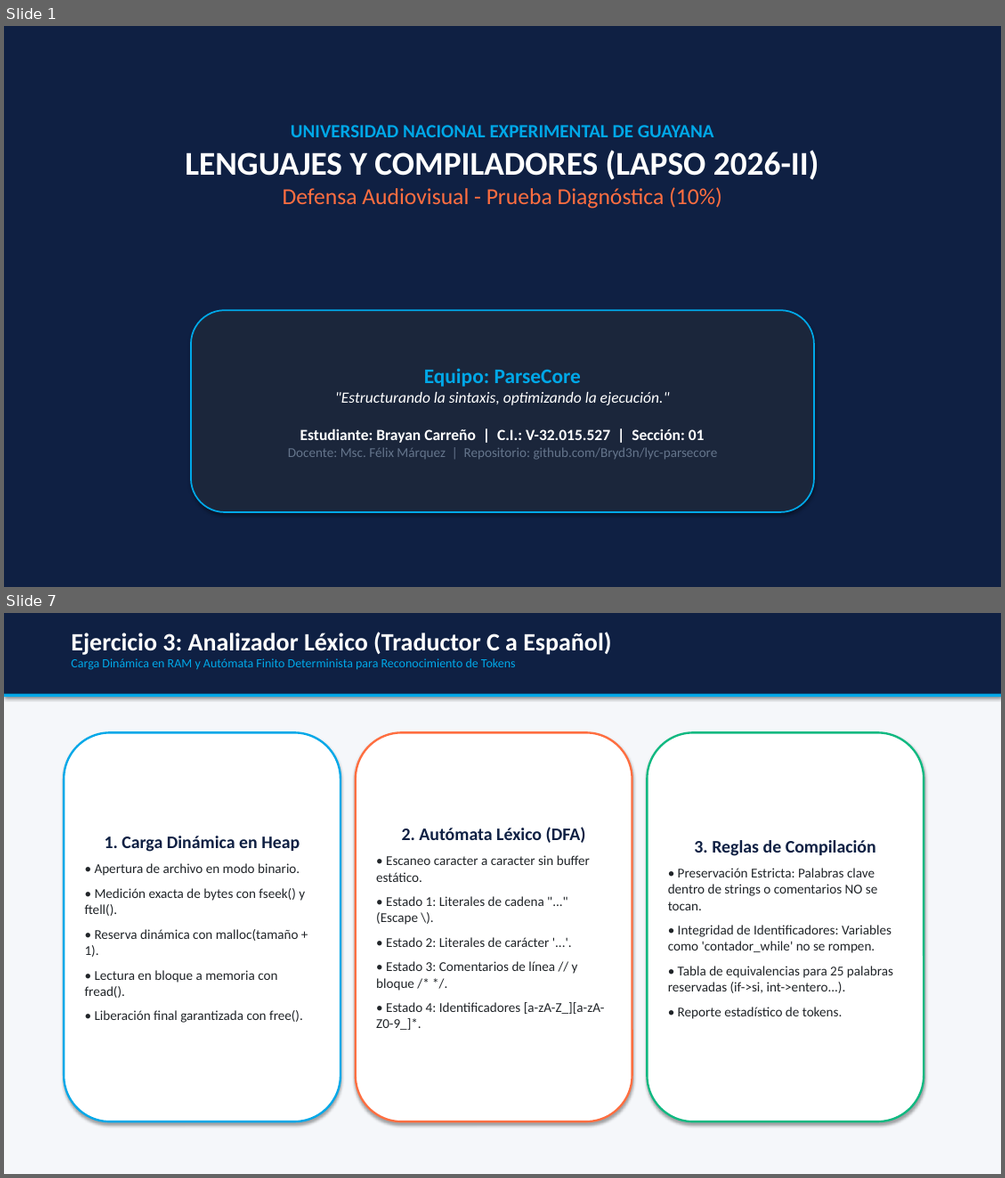
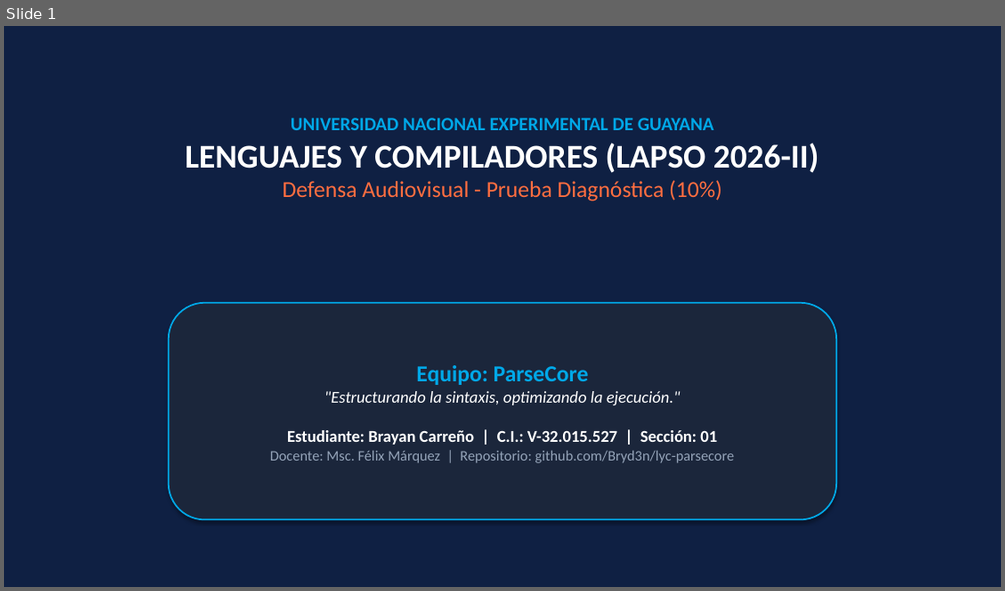
Before and after one commit to Bryd3n/lyc-parsecore, a slide deck: PRUEBA DIAGNOSTICA/Brayan_Carreno/Presentacion_Defensa_Prueba_Diagnostica_ParseCore.pptx. Shown one above the other, each under a label of ours: slides 1 and 7 before the commit, slide 1 after it; the slides between them are not shown. The pictures are 1005x1178 and 1005x591 pixels, drawn with LibreOffice and Linux fonts; fonts in the diff are those of the drawing. Boxes give left, top, right and bottom in pixels: in the first picture for what was removed or moved away, otherwise in the second. Text is boxed around its words. In the diff, an @@ line names an element or a change of style, - is before the commit and + after.

Commit message:
docs: ajustar presentacion a 2 diapositivas (portada y conclusiones) sin contador inferior

```diff
--- a/PRUEBA DIAGNOSTICA/Brayan_Carreno/Presentacion_Defensa_Prueba_Diagnostica_ParseCore.pptx
+++ b/PRUEBA DIAGNOSTICA/Brayan_Carreno/Presentacion_Defensa_Prueba_Diagnostica_ParseCore.pptx
@@ slide 7 removed at (4,613,1001,1174), background #FFFFFF @@
@@ rectangle removed at (4,613,1001,1174) @@
@@ rectangle removed at (4,613,1001,695) @@
@@ text removed at (71,632,611,670) @@
-Ejercicio 3: Analizador Léxico (Traductor C a Español)
-Carga Dinámica en RAM y Autómata Finito Determinista para Reconocimiento de Tokens
@@ rectangle removed at (4,694,1001,697) @@
@@ rounded rectangle removed at (64,732,340,1121) @@
-1. Carga Dinámica en Heap
-• Apertura de archivo en modo binario.
-• Medición exacta de bytes con fseek() y ftell().
-• Reserva dinámica con malloc(tamaño + 1).
-• Lectura en bloque a memoria con fread().
-• Liberación final garantizada con free().
@@ rounded rectangle removed at (356,732,632,1121) @@
-2. Autómata Léxico (DFA)
-• Escaneo caracter a caracter sin buffer estático.
-• Estado 1: Literales de cadena "..." (Escape \).
-• Estado 2: Literales de carácter '...'.
-• Estado 3: Comentarios de línea // y bloque /* */.
-• Estado 4: Identificadores [a-zA-Z_][a-zA-Z0-9_]*.
@@ rounded rectangle removed at (647,732,923,1121) @@
-3. Reglas de Compilación
-• Preservación Estricta: Palabras clave dentro de strings o comentarios NO se tocan.
-• Integridad de Identificadores: Variables como 'contador_while' no se rompen.
-• Tabla de equivalencias para 25 palabras reservadas (if->si, int->entero...).
-• Reporte estadístico de tokens.
@@ slide 1 changed as well @@
@@ text "UNIVERSIDAD NACIONAL EXPERIMENTAL DE GUAYANA": place and size @@
-text "UNIVERSIDAD NACIONAL EXPERIMENTAL DE GUAYANA" at (185,125,819,208)
+text "UNIVERSIDAD NACIONAL EXPERIMENTAL DE GUAYANA" at (185,118,819,201)
@@ rounded rectangle "Equipo: ParseCore": place and size @@
-rounded rectangle "Equipo: ParseCore" at (191,310,814,512)
+rounded rectangle "Equipo: ParseCore" at (169,303,836,520)
@@ rounded rectangle "Equipo: ParseCore" at (169,303,836,520): size 20 to 22 pt in "Equipo: ParseCore"; size 15 to 16 pt in ""Estructurando la sintaxis, optimizando la ejecución."", "Estudiante: Brayan Carreño | C.I.: V-32.015.527 | ..."; size 13 to 14 pt, text colour #64748B to #94A3B8 in "Docente: Msc. Félix Márquez | Repositorio: github.com/Bryd3n ..." @@
```
Also in this commit, not shown: 1 other slide changed, 6 other slides removed, 2 other files.
